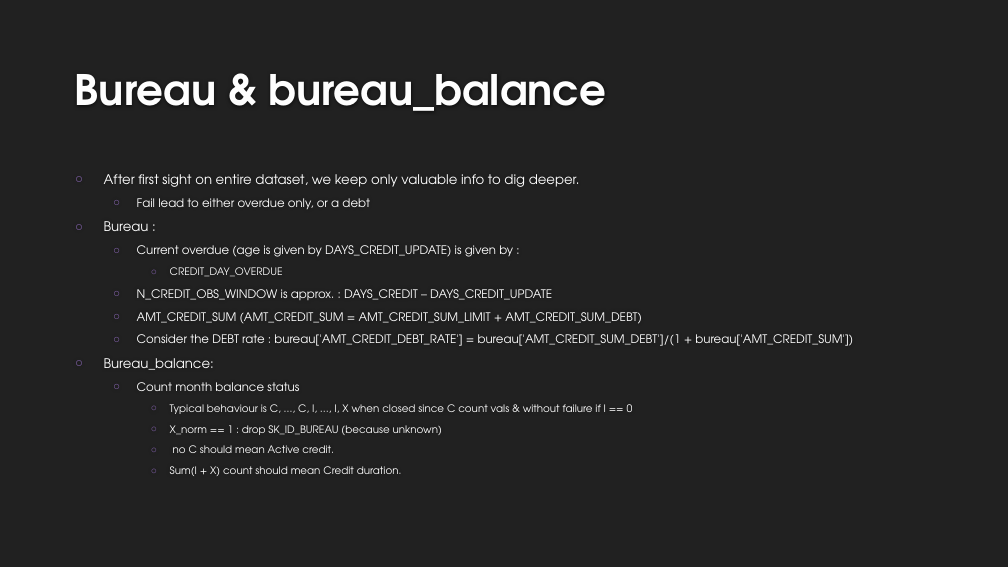
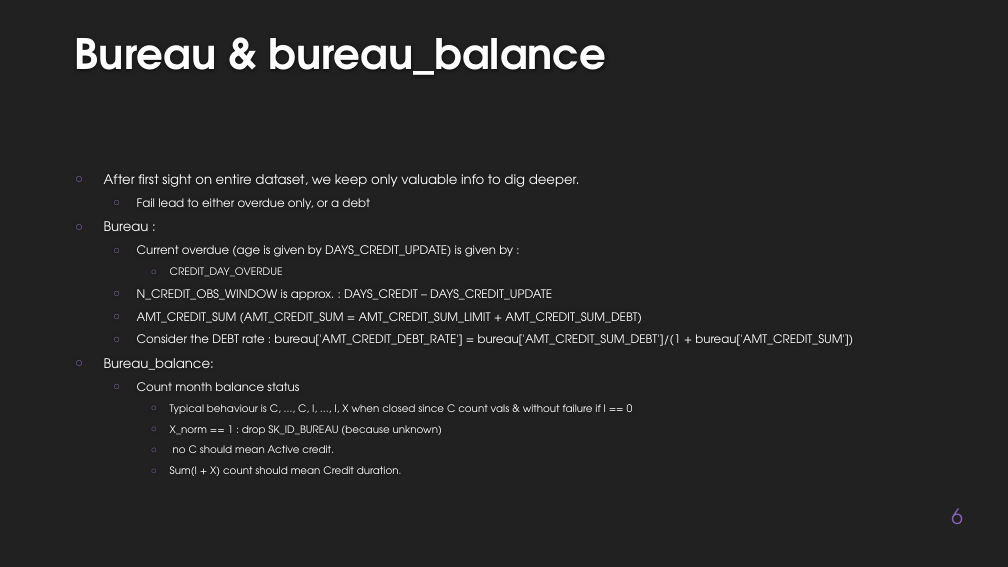
Before and after one commit to EtienneLardeur/P7_Scoring, a slide deck: slide 6 of P7_Support.pptx (slide 5 before the commit). Drawn at 1008x567 pixels with LibreOffice and Linux fonts; fonts in the diff are those of the drawing; background and template pictures are left out. Boxes give left, top, right and bottom in pixels: in the first picture for what was removed or moved away, otherwise in the second. Text is boxed around its words. In the diff, an @@ line names an element or a change of style, - is before the commit and + after.

```diff
--- a/P7_Support.pptx
+++ b/P7_Support.pptx
@@ title "Bureau & bureau_balance": place and size @@
-title "Bureau & bureau_balance" at bbox=[75, 74, 606, 111]
+title "Bureau & bureau_balance" at bbox=[75, 38, 606, 75]
@@ page number added at bbox=[951, 508, 963, 524], 20 pt, text #8664B0 @@
+6
```
Also in this commit, not shown: 10 other slides changed, 3 slides added, 2 slides removed.
